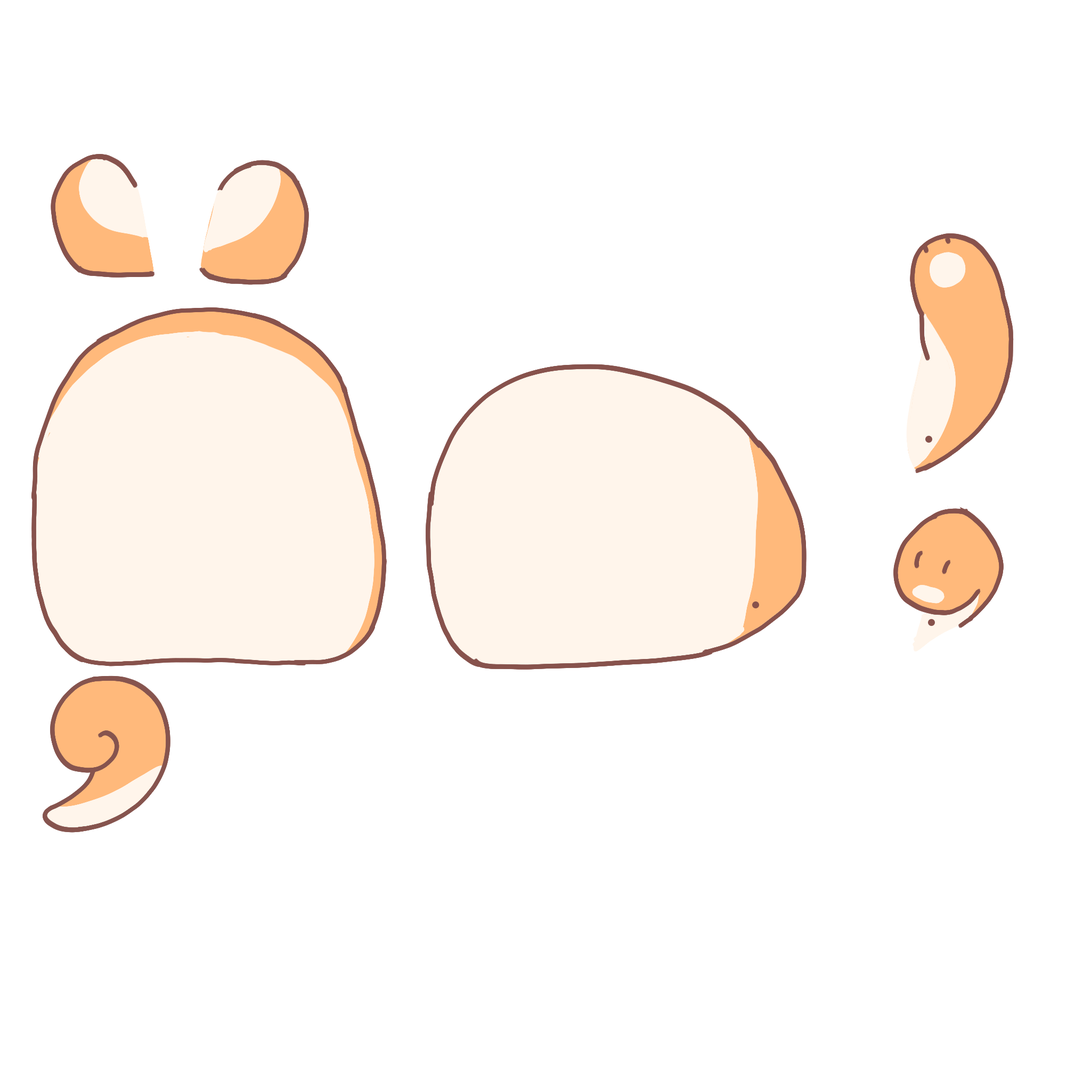
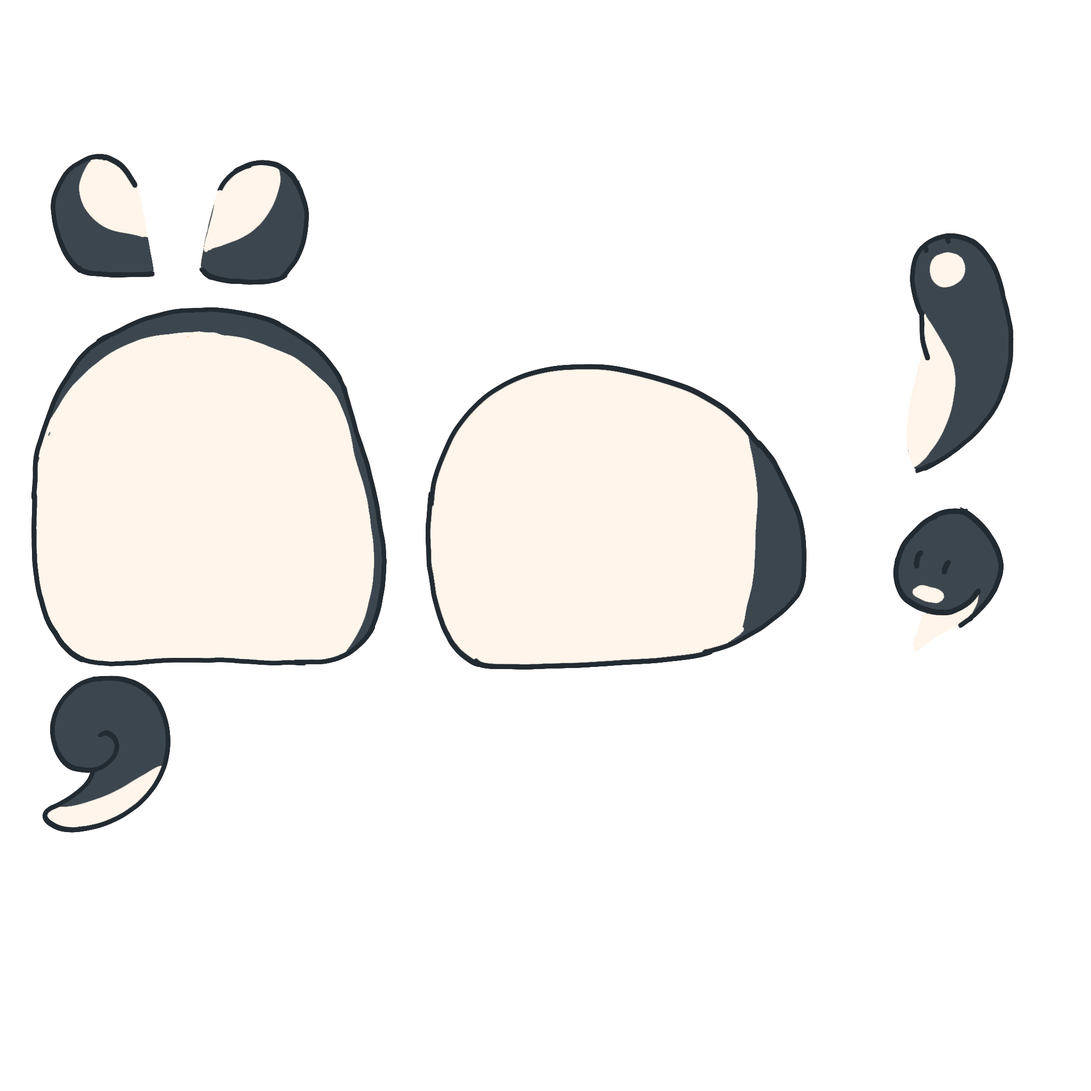
Comparing the layer stacks of the two 1091 x 1091 images. Changes:
hid "Ellipse 1" over 928, 619, 936, 627
added layer "leg back left 2 copy" above "leg back left 2" over 425, 364, 1005, 670
hid "Ellipse 1 copy 2" over 752, 601, 760, 609
hid "Ellipse 1 copy" over 925, 435, 933, 443
added layer "leg back left 1 copy" above "leg back left 1" over 30, 154, 1015, 834
